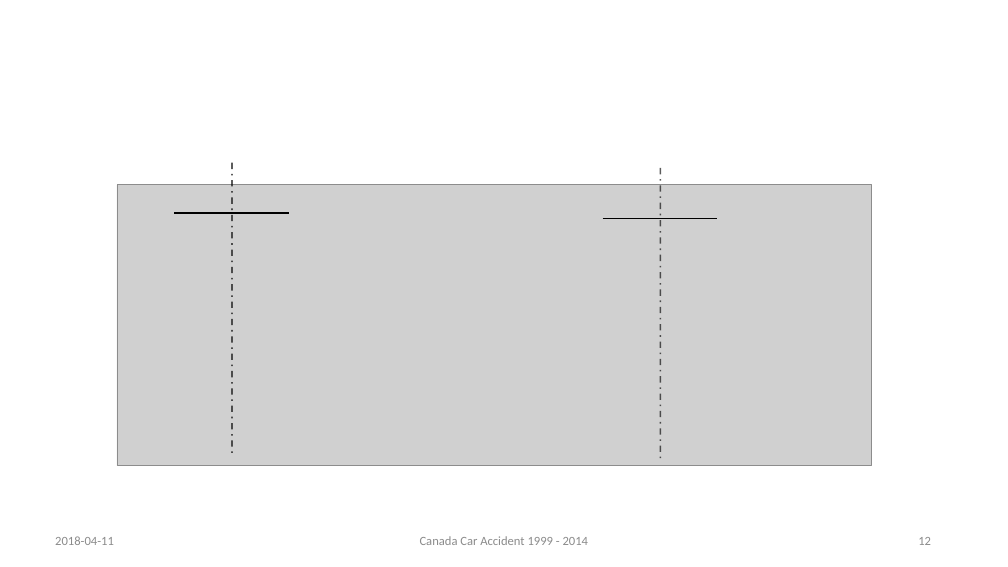
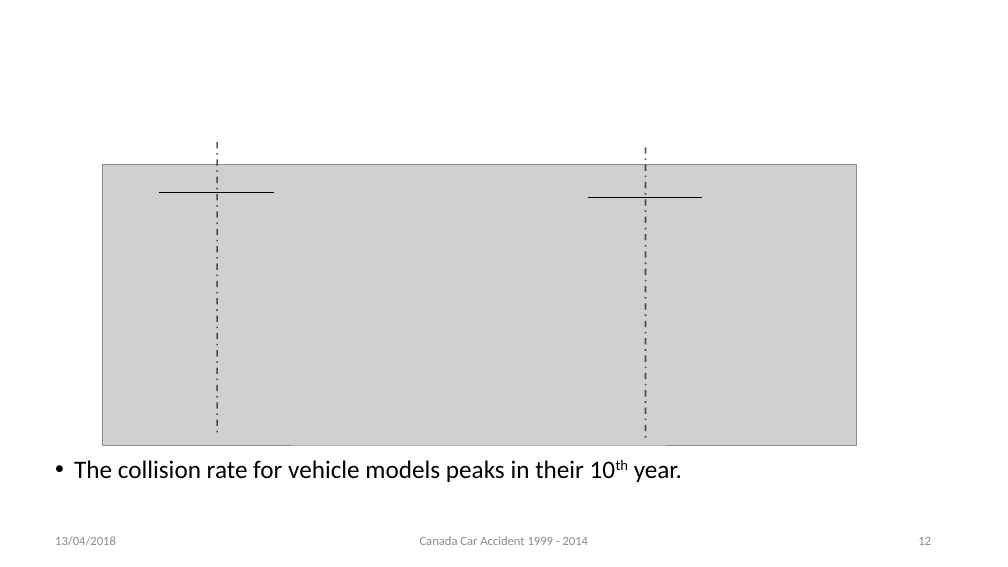
Before and after one commit to rynho/3250-G3, a slide deck: slide 12 of Deliverable/Presentation.pptx. Drawn at 1008x567 pixels with LibreOffice and Linux fonts; fonts in the diff are those of the drawing; grey boxes stand for pictures; background and template pictures are left out. Boxes give left, top, right and bottom in pixels: in the first picture for what was removed or moved away, otherwise in the second. Text is boxed around its words. In the diff, an @@ line names an element or a change of style, - is before the commit and + after.

```diff
--- a/Deliverable/Presentation.pptx
+++ b/Deliverable/Presentation.pptx
@@ 4 lines, 1 picture: place and size @@
-4 lines, 1 picture at bbox=[117, 163, 872, 466]
+4 lines, 1 picture at bbox=[102, 142, 857, 445]
@@ text added at bbox=[74, 460, 682, 482], 24 pt, text #000000 @@
+• The collision rate for vehicle models peaks in their 10th year.
@@ text at bbox=[55, 536, 116, 545]: text changed @@
-2018-04-11
+13/04/2018
```
Also in this commit, not shown: 19 other slides changed, 8 other files.
